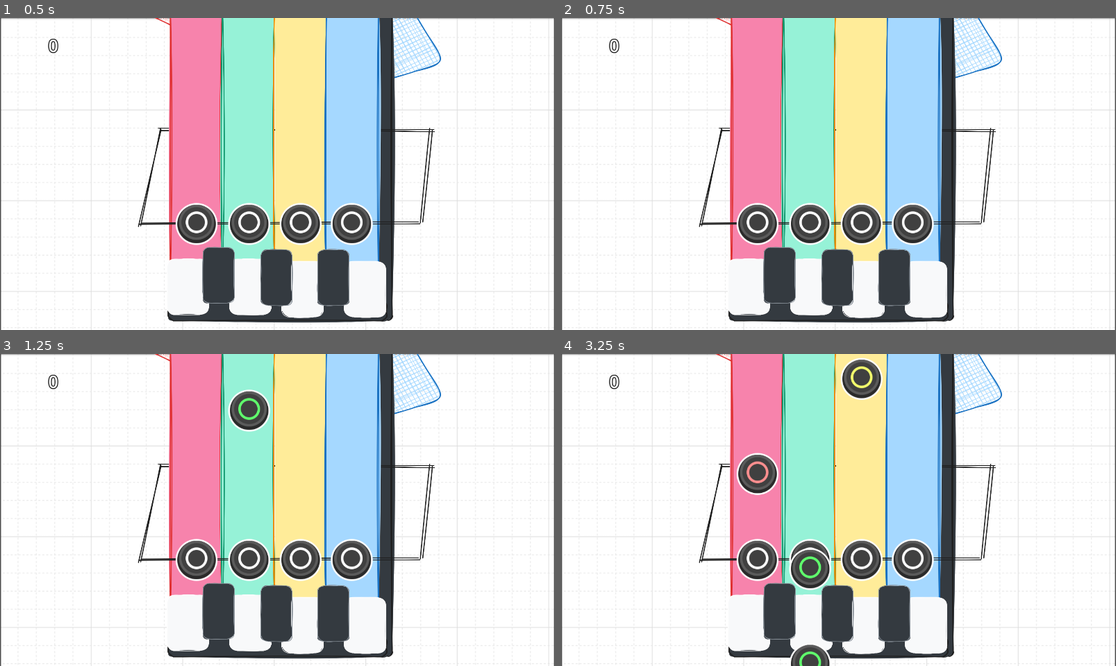
Above: before the commit, frames 1-4 (two rows, left to right).
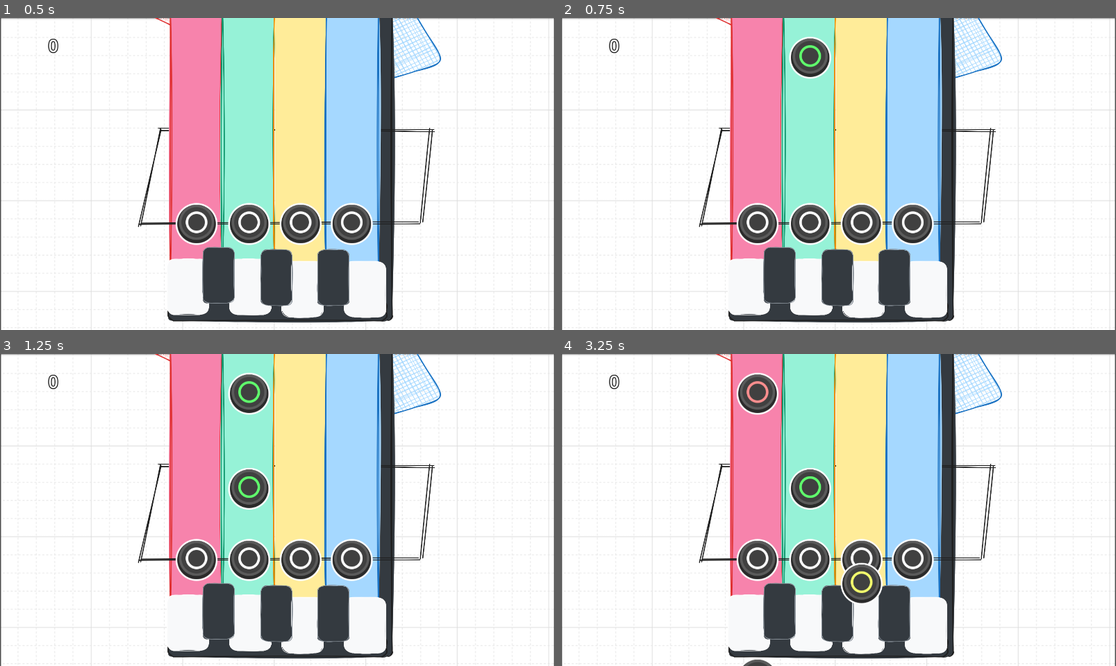
Above: after the commit, the same moments.

Repository: luiz-couto/encore
Game: Godot game, scene res://scenes/game.tscn
The game is run twice, just before and just after one commit, with the same random seed, the same clock (stepped at 60 frames per second) and the same inputs.
Inputs:
- Up to frame 1 (0.5 s): no input
- Up to frame 2 (0.75 s): tap Enter at 0.5 s
- Up to frame 3 (1.25 s): no input
- Up to frame 4 (3.25 s): no input

Frame 1 is identical in both runs. In frame 2, 0.8% of the frame differs, in the area x 41-49%, y 6-20%; in frame 3, 1.9%; in frame 4, 4.9%, in the area x 31-58%, y 1-100%.

Commit message:
edm chord progression

Diff:
--- a/encore/scenes/game.tscn
+++ b/encore/scenes/game.tscn
@@ -11,6 +11,7 @@
 [ext_resource type="AudioStream" uid="uid://cojkhbjgguu0j" path="res://assets/audio/c3-short.wav" id="8_kvpfn"]
 [ext_resource type="AudioStream" uid="uid://bs6mbq2xsftbs" path="res://assets/audio/c4-short.wav" id="9_dinhu"]
 [ext_resource type="AudioStream" uid="uid://c0sknu7dlwmh6" path="res://assets/audio/c5-short.wav" id="10_kvuet"]
+[ext_resource type="AudioStream" uid="uid://dbwmyn7cw48by" path="res://assets/audio/keys/rhodes_c4.wav" id="11_kvuet"]
 [ext_resource type="Script" uid="uid://d140tki0nsxth" path="res://scripts/score_node_2d.gd" id="12_dinhu"]
 
 [sub_resource type="LabelSettings" id="LabelSettings_kvpfn"]
@@ -64,6 +65,7 @@
 piano_c3 = ExtResource("8_kvpfn")
 piano_c4 = ExtResource("9_dinhu")
 piano_c5 = ExtResource("10_kvuet")
+rhodes_c4 = ExtResource("11_kvuet")
 
 [node name="Voice1" type="AudioStreamPlayer2D" parent="MusicPlayer" unique_id=1260706810]
 stream = ExtResource("8_0tnpc")
--- a/encore/scripts/chord_generator.gd
+++ b/encore/scripts/chord_generator.gd
@@ -2,51 +2,40 @@
 
 enum Chord { C_MAJ, D_MIN, E_MIN, F_MAJ, G_MAJ, A_MIN, B_DIM };
 
-const MAJOR_MATRIX = [
-	[0.0,  0.0,  0.0,  0.44, 0.44, 0.0,  0.11], # C maj (I)
-	[0.31, 0.0,  0.0,  0.31, 0.31, 0.0,  0.08], # D min (II)
-	[0.31, 0.0,  0.0,  0.31, 0.31, 0.0,  0.08], # E min (III)
-	[0.44, 0.0,  0.0,  0.0,  0.44, 0.0,  0.11], # F maj (IV)
-	[0.8,  0.0,  0.0,  0.16, 0.0,  0.0,  0.04], # G maj (V)
-	[0.31, 0.0,  0.0,  0.31, 0.31, 0.0,  0.08], # A min (VI)
-	[0.71, 0.0,  0.0,  0.14, 0.14, 0.0,  0.0 ], # B dim (VII)
-];
+const PROGRESSIONS = [
+	[5, 4, 3, 4], # Am → G → F → G Dorian feel, most classic house
+	[5, 3, 0, 4], # Am → F → C → G Natural minor loop
+	[5, 1, 4, 0], # Am → Dm → G → C Classic four-chord
+	[5, 2, 3, 4], # Am → Em → F → G Emotional/melodic house
+	[1, 5, 3, 4], # Dm → Am → F → G Starts on iv, darker
+	[5, 3, 4, 3], # Am → F  → G → F Minimal, three effective chords
+]
 
-const MINOR_MATRIX = [
-	[0.0, 0.31, 0.31, 0.0,  0.0,  0.31, 0.08], # C maj (III)
-	[0.0, 0.0,  0.44, 0.0,  0.0,  0.44, 0.11], # D min (IV)
-	[0.0, 0.16, 0.0,  0.0,  0.0,  0.8,  0.04], # E min (V)
-	[0.0, 0.31, 0.31, 0.0,  0.0,  0.31, 0.08], # F maj (VI)
-	[0.0, 0.31, 0.31, 0.0,  0.0,  0.31, 0.08], # G maj (VII)
-	[0.0, 0.44, 0.44, 0.0,  0.0,  0.0,  0.11], # A min (I)
-	[0.0, 0.14, 0.71, 0.0,  0.0,  0.14, 0.0 ], # B dim (II)
-];
+const LOOPS_BEFORE_REFRESH = 4;
 
-## 0.0 = fully C major, 1.0 = fully A minor
-@export var mode: float = 0.5;
+var currentProgression: Array = [];
+var position: int = 0;
+var loopCount: int = 0;
 
-var current_chord: int = Chord.C_MAJ;
+signal chordChanged(chordIdx);
 
-signal chord_changed(chord_idx: int);
+func _ready() -> void:
+	pick_progression();
+
+func pick_progression():
+	var randomIdx = randi_range(0, 5);
+	position = 0;
+	currentProgression = PROGRESSIONS[randomIdx];
 
 func advance() -> int:
-	var row = _blended_row(current_chord)
-	current_chord = _weighted_sample(row)
-	chord_changed.emit(current_chord)
-	return current_chord
+	var currChord = currentProgression[position];
+	position = (position + 1) % currentProgression.size();
+	if position == 0:
+		loopCount += 1;
+	chordChanged.emit(currChord);
+	return currChord;
 
-func _blended_row(idx: int) -> Array:
-	var result = []
-	for i in 7:
-		var res = lerp(MAJOR_MATRIX[idx][i], MINOR_MATRIX[idx][i], mode);
-		result.append(res);
-	return result
-
-func _weighted_sample(weights: Array) -> int:
-	var r = randf()
-	var cumulative = 0.0
-	for i in weights.size():
-		cumulative += weights[i]
-		if r <= cumulative:
-			return i
-	return weights.size() - 1
+func maybeRefresh() -> void:
+	if loopCount >= LOOPS_BEFORE_REFRESH:
+		loopCount = 0;
+		pick_progression();
--- a/encore/scripts/conductor.gd
+++ b/encore/scripts/conductor.gd
@@ -1,6 +1,6 @@
 extends Node
 
-@export var bpm: float = 80:
+@export var bpm: float = 120:
 	set(value):
 		bpm = value
 		secondsPerBeat = 60.0 / bpm
--- a/encore/scripts/game.gd
+++ b/encore/scripts/game.gd
@@ -2,11 +2,15 @@
 
 const NoteScene := preload("res://scenes/note.tscn");
 
+var currentChord: int = 0;
 
 func _on_conductor_measure(position: int) -> void:
-	var chord = $ChordGenerator.advance();
-	$MusicPlayer.play_chord(chord);
-	spawnNote(chord);
+	if position == 1:
+		currentChord = $ChordGenerator.advance();
+		$MusicPlayer.play_chord(currentChord);
+		$ChordGenerator.maybeRefresh();
+
+	spawnNote(currentChord);
 
 func spawnNote(chord: int) -> void:
 	var noteInstance = NoteScene.instantiate();
@@ -17,3 +21,6 @@
 
 func _on_score_event(scorePoints: int) -> void:
 	$ScoreNode2D.score += scorePoints;
+
+func _on_timer_timeout() -> void:
+	pass # Replace with function body.
--- a/encore/scripts/music_player.gd
+++ b/encore/scripts/music_player.gd
@@ -1,21 +1,30 @@
 extends Node
 
-# Semitone offsets from C4 for each chord (root, third, fifth)
+# Semitone offsets from C4 for each chord (root, third, fifth, seventh)
 const CHORD_NOTES: Dictionary = {
-	0: [0,   4,   7,  12], # C maj: C4, E4, G4, C5
-	1: [-10, -7,  -3,  2], # D min: D3, F3, A3, D4
-	2: [-8,  -5,  -1,  4], # E min: E3, G3, B3, E4
-	3: [-7,  -3,   0,  5], # F maj: F3, A3, C4, F4
-	4: [-5,  -1,   2,  7], # G maj: G3, B3, D4, G4
-	5: [-3,   0,   4,  9], # A min: A3, C4, E4, A4
-	6: [-1,   2,   5, 11], # B dim: B3, D4, F4, B4
+	0: [0,  4,  7, 11],
+	1: [-10, -7, -3,  0],
+	2: [-8, -5, -1,  2],
+	3: [-7, -3,  0,  4],
+	4: [-5, -1,  2,  5],
+	5: [-3,  0,  4,  7],
+	6: [-1,  2,  5,  8],
 }
 
 @export var piano_c3: AudioStream
 @export var piano_c4: AudioStream
 @export var piano_c5: AudioStream
 
+@export var rhodes_c4: AudioStream
+
 var playback: AudioStreamPlaybackPolyphonic
+
+func _get_chord_stream(semitones: int) -> Array:
+	if semitones < -9:
+		return [piano_c3, semitones + 12];
+	else:
+		return [rhodes_c4, semitones];
+
 
 func _ready() -> void:
 	$Player.stream = AudioStreamPolyphonic.new()
@@ -32,7 +41,7 @@
 
 func play_chord(chord_idx: int) -> void:
 	for i in 4:
-		var selectedStream = _get_stream(CHORD_NOTES[chord_idx][i])
+		var selectedStream = _get_chord_stream(CHORD_NOTES[chord_idx][i])
 		var pitch = pow(2.0, float(selectedStream[1]) / 12.0)
 		playback.play_stream(selectedStream[0], 0, -6.0, pitch)
 
Not shown, added: encore/assets/audio/drums/clap.wav.import
Not shown, added: encore/assets/audio/drums/hithat_closed.wav.import
Not shown, added: encore/assets/audio/drums/hithat_open.wav.import
Not shown, added: encore/assets/audio/drums/kick.wav.import
Not shown, added: encore/assets/audio/keys/rhodes_c4.wav.import
Not shown, added: encore/assets/audio/drums/clap.wav
Not shown, added: encore/assets/audio/drums/hithat_closed.wav
Not shown, added: encore/assets/audio/drums/hithat_open.wav
Not shown, added: encore/assets/audio/drums/kick.wav
Not shown, added: encore/assets/audio/keys/rhodes_c4.wav
